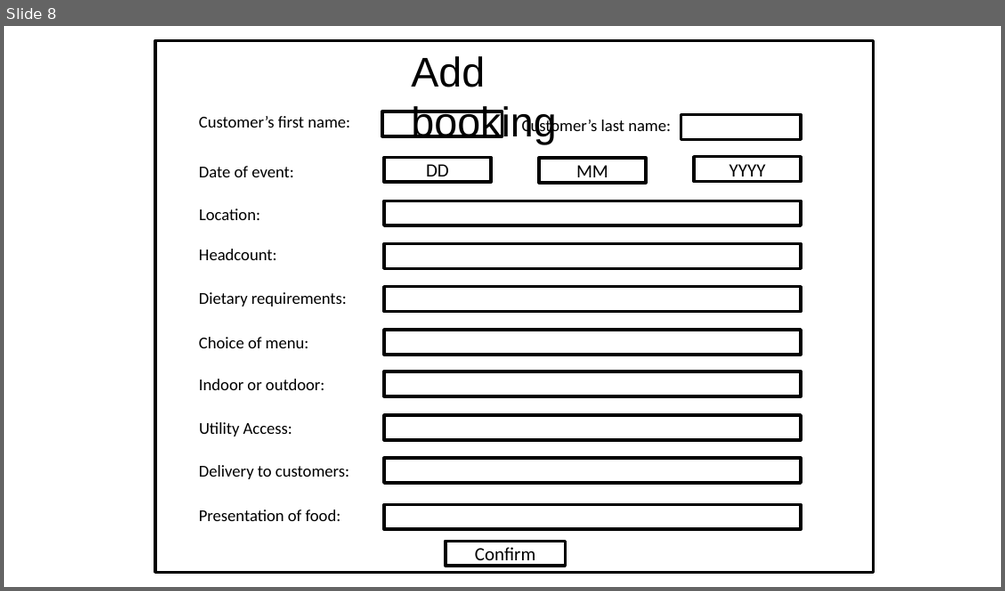
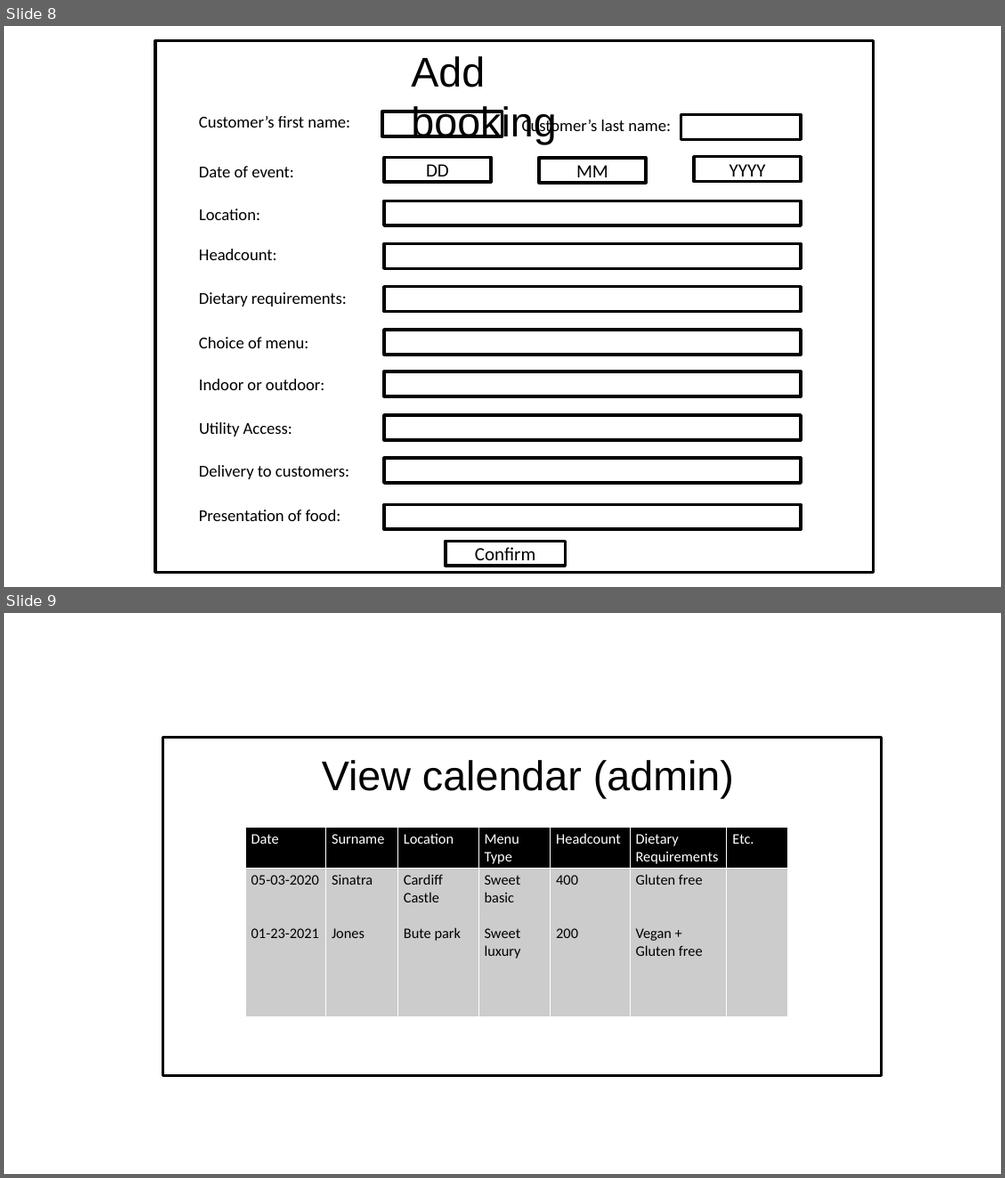
Before and after one commit to lloydieG1/Artisan-crepes-, a slide deck: Prototype Appearance.pptx. Shown one above the other, each under a label of ours: slide 8 before the commit, slides 8 and 9 after it. The pictures are 1005x591 and 1005x1178 pixels, drawn with LibreOffice and Linux fonts; fonts in the diff are those of the drawing. Boxes give left, top, right and bottom in pixels: in the first picture for what was removed or moved away, otherwise in the second. Text is boxed around its words. In the diff, an @@ line names an element or a change of style, - is before the commit and + after.

```diff
--- a/Prototype Appearance.pptx
+++ b/Prototype Appearance.pptx
@@ slide 9 added at (4, 613, 1001, 1174), background #FFFFFF @@
@@ rectangle added at (163, 737, 882, 1075), outline #000000 3 pt @@
@@ text added at (322, 760, 734, 799), 40 pt, text #000000 @@
+View calendar (admin)
@@ table added at (245, 827, 788, 1017), 2 rows, 7 columns @@
+Date | Surname | Location | Menu Type | Headcount | Dietary / Requirements | Etc.
+05-03-2020 / 01-23-2021 | Sinatra / Jones | Cardiff Castle / Bute park | Sweet basic / Sweet luxury | 400 / 200 | Gluten free / Vegan + Gluten free | 
```
Also in this commit, not shown: 3 slides changed, 1 other slide added, 2 slides removed, 2 other files.
